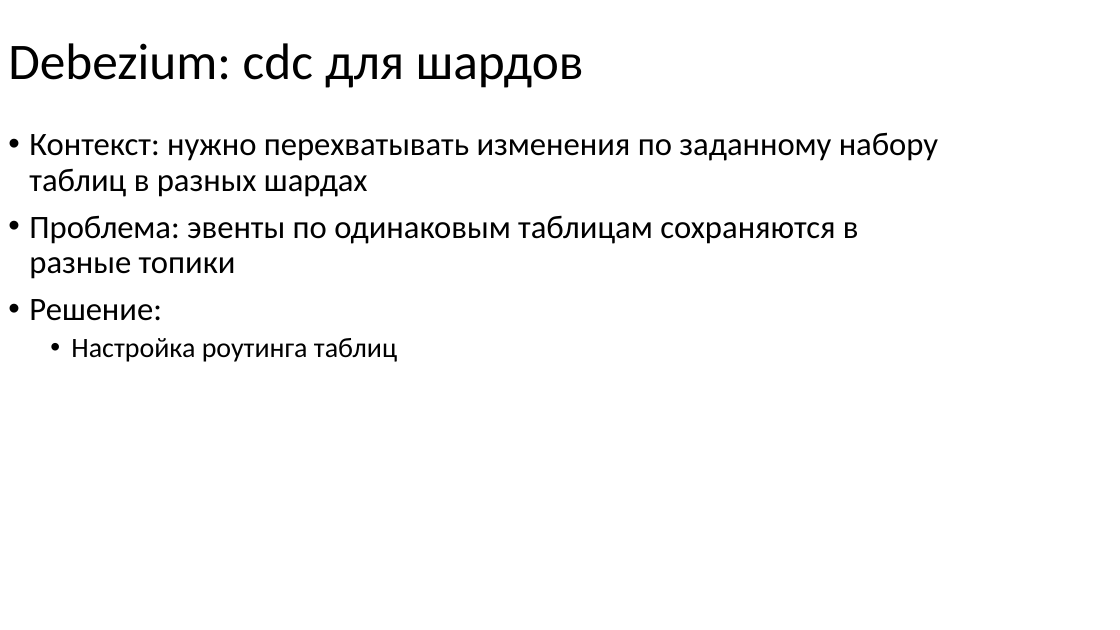
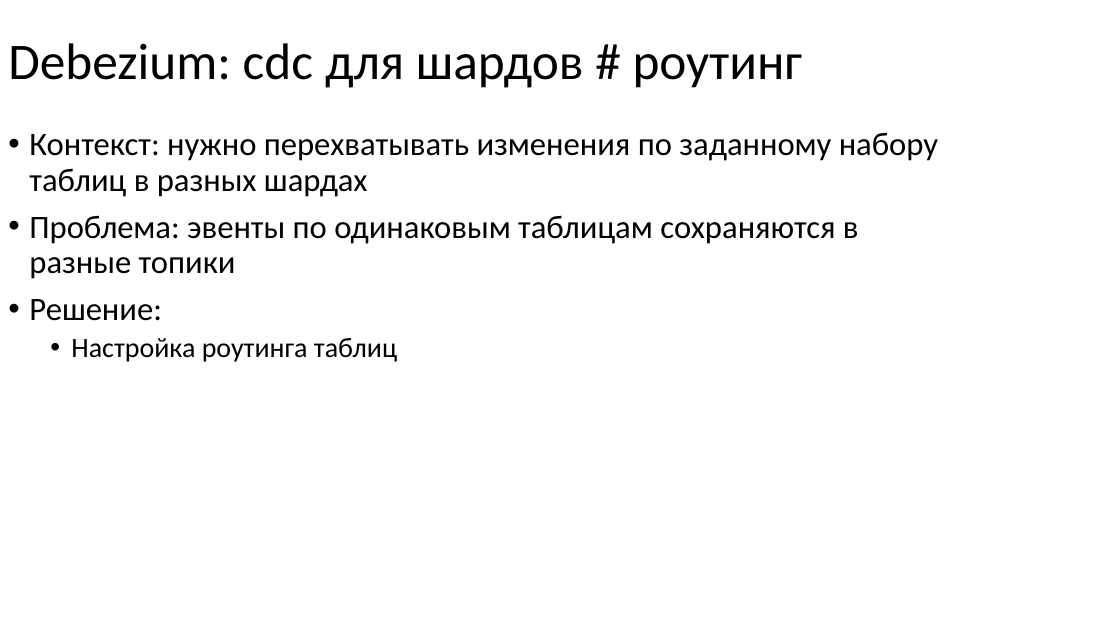
Before and after one commit to nryanov/presentations, a slide deck: slide 30 of smartdata/cdc-via-debezium/debezium-smartdata2025.pptx (slide 29 before the commit). Drawn at 1120x630 pixels with LibreOffice and Linux fonts; fonts in the diff are those of the drawing. Boxes give left, top, right and bottom in pixels: in the first picture for what was removed or moved away, otherwise in the second. Text is boxed around its words. In the diff, an @@ line names an element or a change of style, - is before the commit and + after.

Commit message:
doc: update debezium presentation

```diff
--- a/smartdata/cdc-via-debezium/debezium-smartdata2025.pptx
+++ b/smartdata/cdc-via-debezium/debezium-smartdata2025.pptx
@@ title at (8, 43, 803, 88): text changed @@
-Debezium: cdc для шардов
+Debezium: cdc для шардов # роутинг
```
Also in this commit, not shown: 2 other slides changed, 5 slides added.
